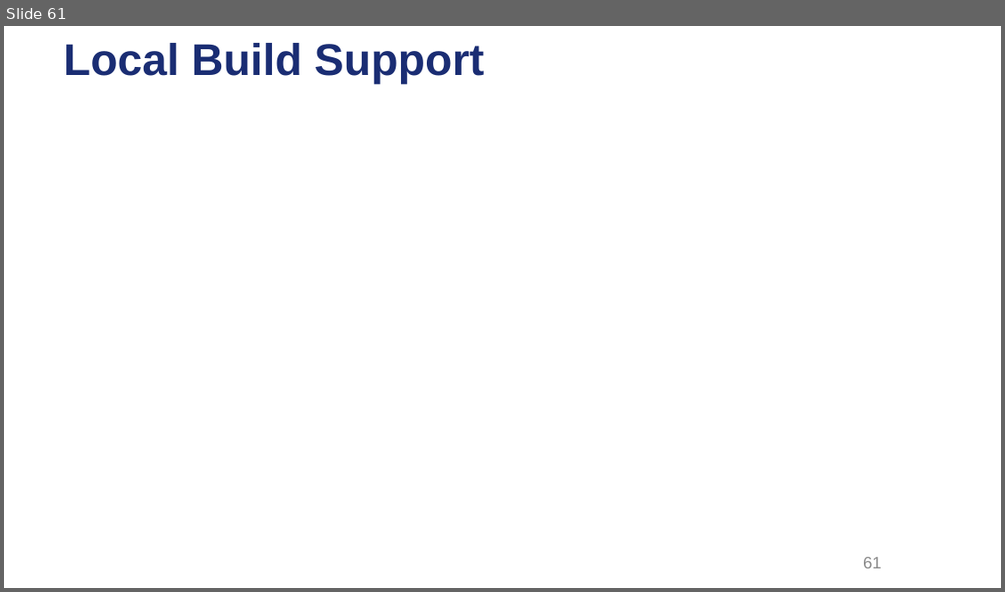
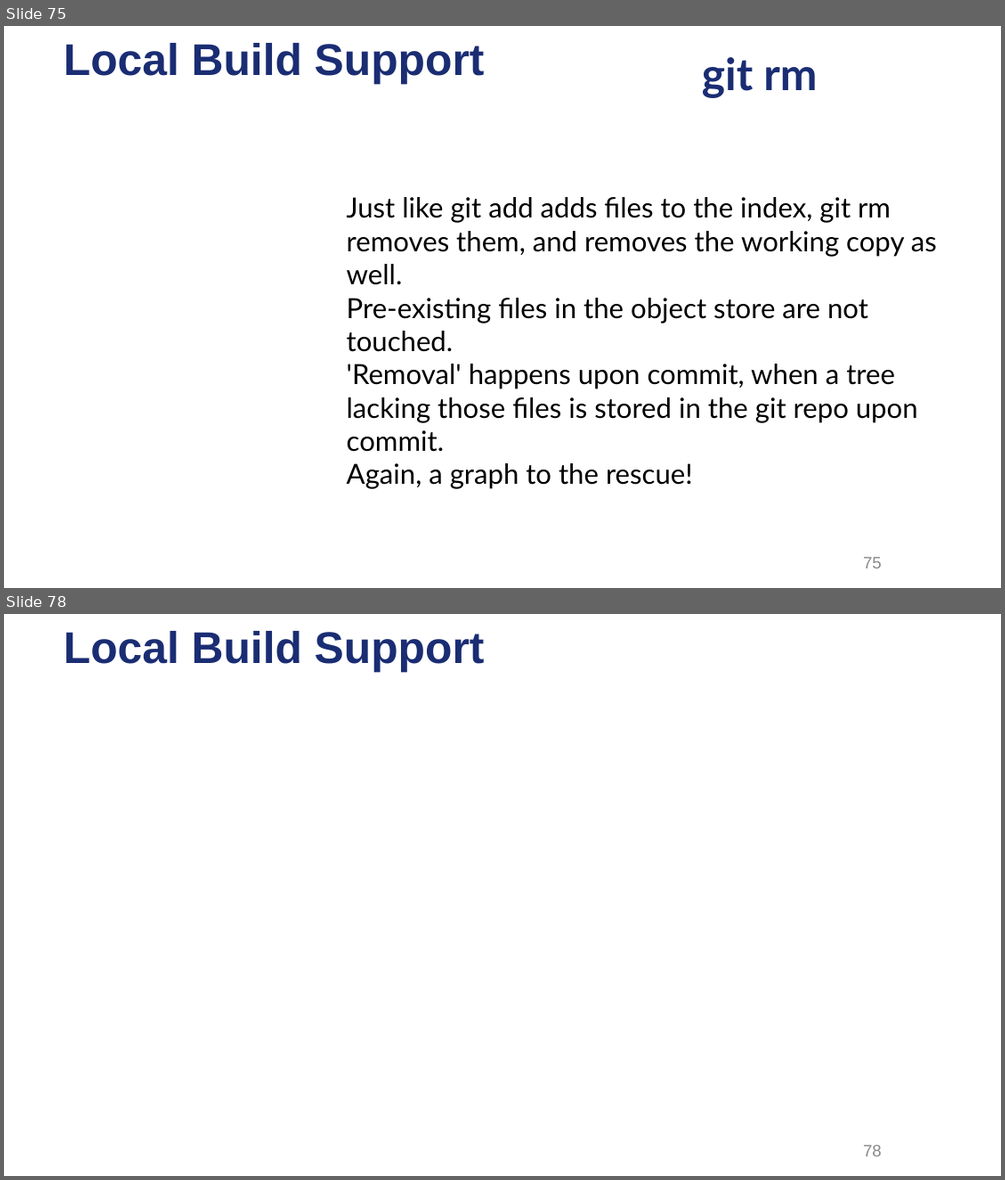
Before and after one commit to ysgard/git-presentation, a slide deck: Dive into Git.odp. Shown one above the other, each under a label of ours: slide 61 before the commit, slides 75 and 78 after it; the slides between them are not shown. The pictures are 1005x592 and 1005x1180 pixels, drawn with LibreOffice and Linux fonts; fonts in the diff are those of the drawing; background and template pictures are left out. Boxes give left, top, right and bottom in pixels: in the first picture for what was removed or moved away, otherwise in the second. Text is boxed around its words. In the diff, an @@ line names an element or a change of style, - is before the commit and + after.

```diff
--- a/Dive into Git.odp
+++ b/Dive into Git.odp
@@ slide 75 added at bbox=[4, 26, 1001, 588], background picture (left out); not listed: 1 template element that a slide beside it also shows @@
@@ title added at bbox=[702, 57, 817, 98], 32 pt, text #1A2D73, bold @@
+git rm
@@ text added at bbox=[347, 197, 937, 489], 20 pt, text #000000 @@
+● Just like git add adds files to the index, git rm removes them, and removes the working copy as well.
+● Pre-existing files in the object store are not touched.
+● 'Removal' happens upon commit, when a tree lacking those files is stored in the git repo upon commit.
+● Again, a graph to the rescue!
@@ page number added at bbox=[863, 556, 882, 568], 12 pt, text #898989 @@
+75
@@ what was slide 61 is now slide 78 @@
@@ page number at bbox=[863, 1144, 882, 1156]: text changed @@
-61
+78
```
Also in this commit, not shown: 3 slides changed, 18 other slides added, 2 slides removed, 15 other files.
